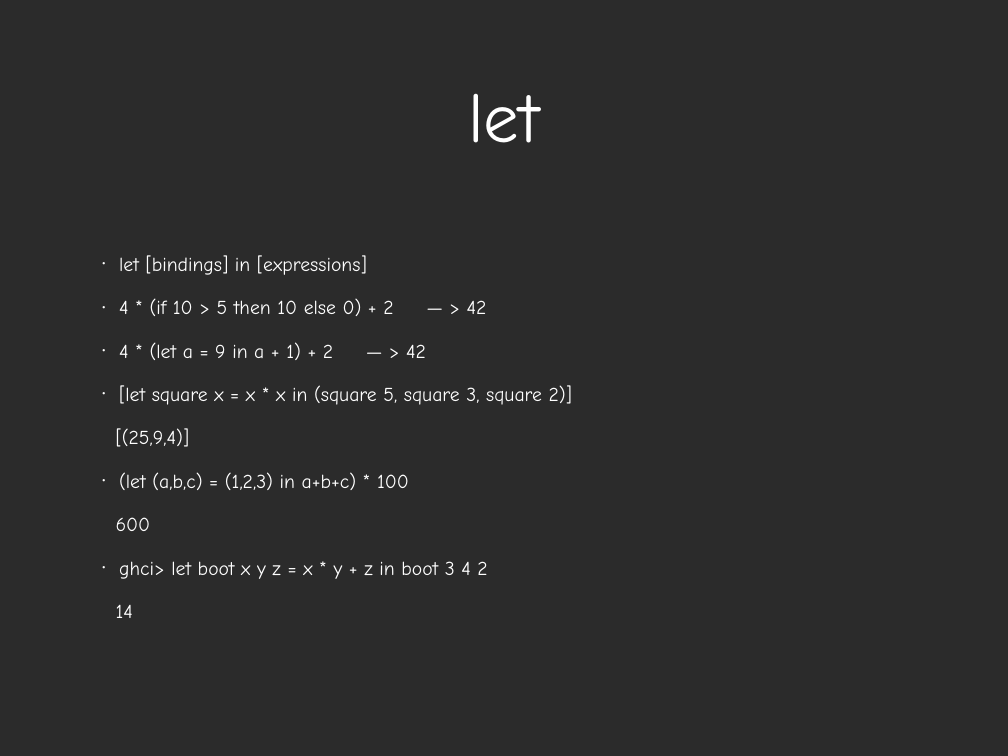
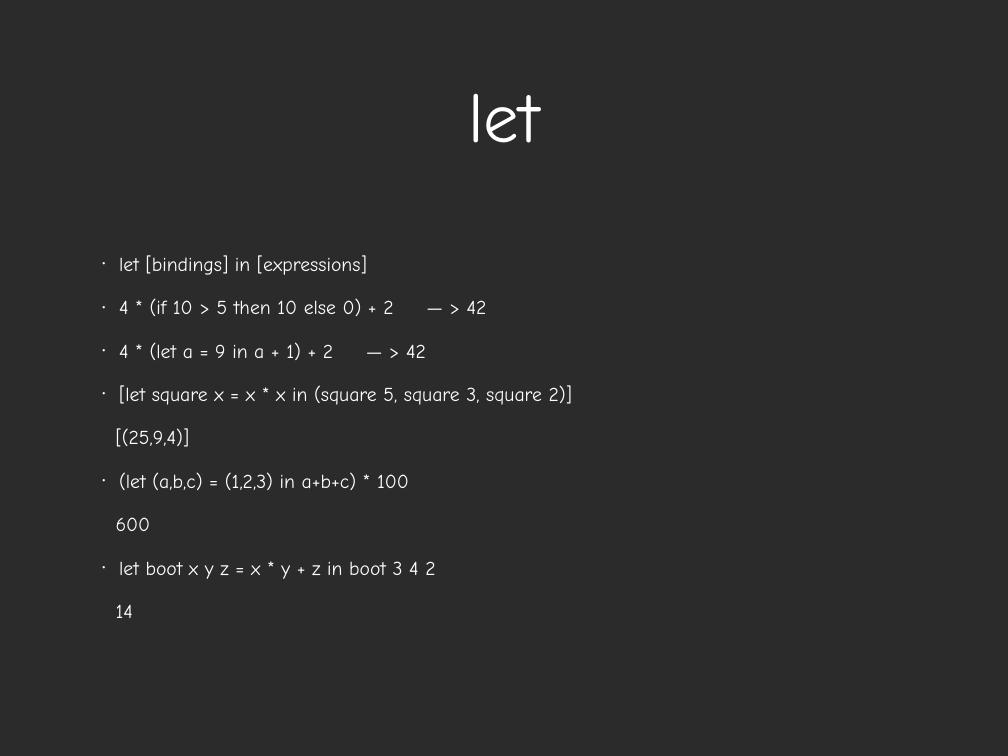
Before and after one commit to zhizhuwang/codekata, a slide deck: slide 10 of haskell/Haskell Basics.ppt (slide 9 before the commit). Drawn at 1008x756 pixels with LibreOffice and Linux fonts; fonts in the diff are those of the drawing; background and template pictures are left out; a plain dark background stands for a picture behind light text. Boxes give left, top, right and bottom in pixels: in the first picture for what was removed or moved away, otherwise in the second. Text is boxed around its words. In the diff, an @@ line names an element or a change of style, - is before the commit and + after.

```diff
--- a/haskell/Haskell Basics.ppt
+++ b/haskell/Haskell Basics.ppt
@@ text at (119, 561, 435, 579): text changed @@
-• ghci> let boot x y z = x * y + z in boot 3 4 2
+• let boot x y z = x * y + z in boot 3 4 2
```
Also in this commit, not shown: 9 other slides changed, 1 slide added, 33 other files.
